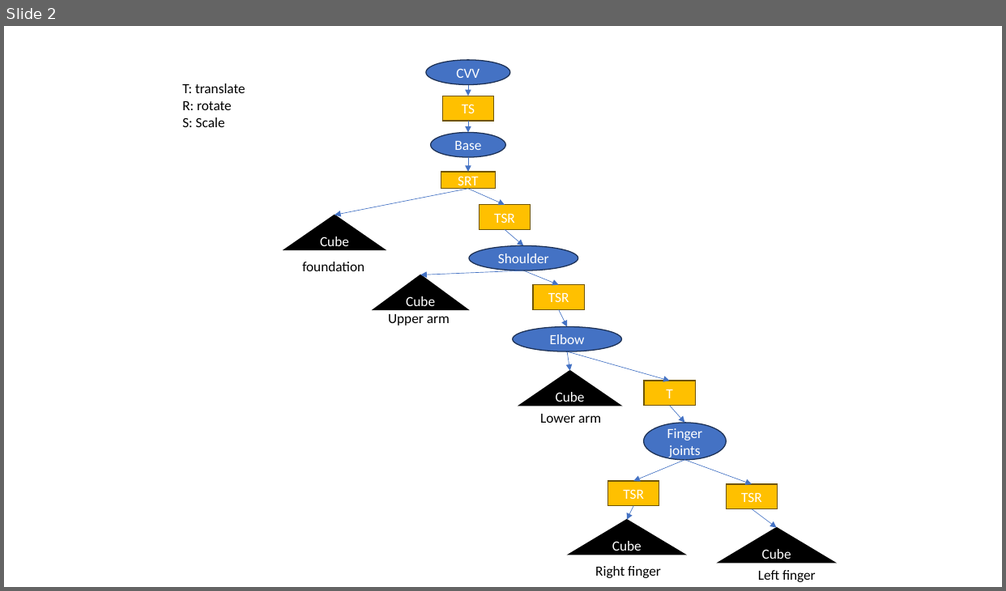
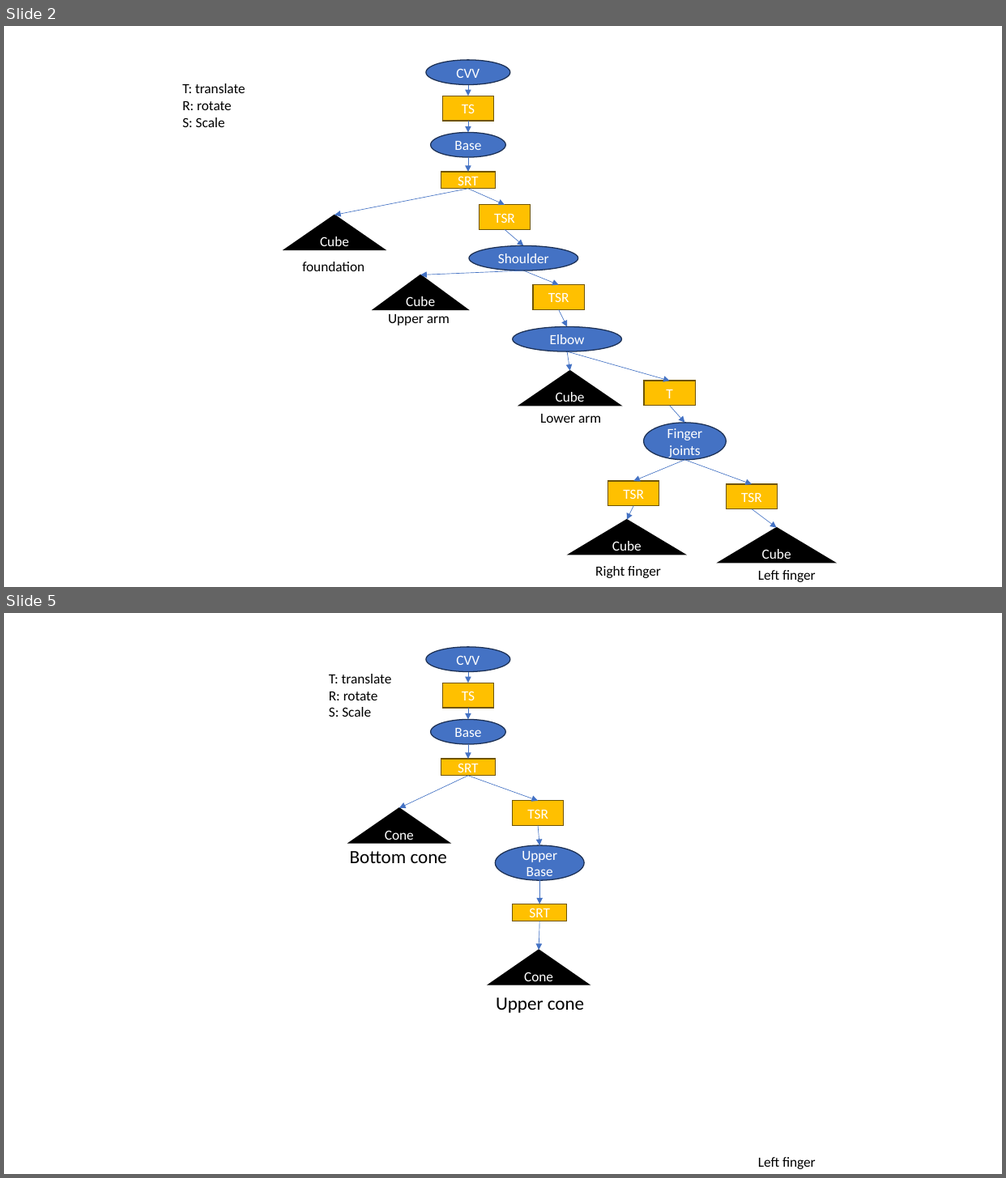
Before and after one commit to Yuchen-cyber/cg_projects, a slide deck: project_A/scene_graph.pptx. Shown one above the other, each under a label of ours: slide 2 before the commit, slides 2 and 5 after it; the slides between them are not shown. The pictures are 1006x591 and 1006x1178 pixels, drawn with LibreOffice and Linux fonts; fonts in the diff are those of the drawing. Boxes give left, top, right and bottom in pixels: in the first picture for what was removed or moved away, otherwise in the second. Text is boxed around its words. In the diff, an @@ line names an element or a change of style, - is before the commit and + after.

```diff
--- a/project_A/scene_graph.pptx
+++ b/project_A/scene_graph.pptx
@@ slide 5 added at box(4, 613, 1002, 1174), background #FFFFFF @@
@@ ellipse added at box(426, 647, 510, 671), fill #4472C4, outline #1E3256 1 pt, 13.5 pt, text #FFFFFF @@
+CVV
@@ text added at box(329, 674, 392, 717), 13.5 pt, text #000000 @@
+T: translate
+R: rotate
+S: Scale
@@ rectangle added at box(443, 683, 493, 707), fill #FFC000, outline #705400 1 pt, 13.5 pt, text #FFFFFF @@
+TS
@@ arrow added from (468, 672) to (468, 683), #4472C4 0.5 pt @@
@@ arrow added from (468, 708) to (468, 719), #4472C4 0.5 pt @@
@@ ellipse added at box(431, 719, 505, 744), fill #4472C4, outline #1E3256 1 pt, 13.5 pt, text #FFFFFF @@
+Base
@@ arrow added from (468, 744) to (468, 759), #4472C4 0.5 pt @@
@@ arrow added from (468, 776) to (399, 808), #4472C4 0.5 pt @@
@@ rectangle added at box(441, 759, 495, 776), fill #FFC000, outline #705400 1 pt, 13.5 pt, text #FFFFFF @@
+SRT
@@ arrow added from (468, 776) to (538, 801), #4472C4 0.5 pt @@
@@ rectangle added at box(513, 801, 563, 825), fill #FFC000, outline #705400 1 pt, 13.5 pt, text #FFFFFF @@
+TSR
@@ triangle added at box(349, 808, 450, 844), fill #000000, outline #000000 1 pt, 13.5 pt, text #FFFFFF @@
+Cone
@@ arrow added from (538, 825) to (540, 845), #4472C4 0.5 pt @@
@@ text added at box(350, 851, 447, 863), 18 pt, text #000000 @@
+Bottom cone
@@ ellipse added at box(495, 845, 584, 881), fill #4472C4, outline #1E3256 1 pt, 13.5 pt, text #FFFFFF @@
+Upper Base
@@ arrow added from (540, 880) to (540, 905), #4472C4 0.5 pt @@
@@ rectangle added at box(513, 905, 566, 921), fill #FFC000, outline #705400 1 pt, 13.5 pt, text #FFFFFF @@
+SRT
@@ arrow added from (540, 922) to (539, 950), #4472C4 0.5 pt @@
@@ triangle added at box(488, 950, 590, 985), fill #000000, outline #000000 1 pt, 13.5 pt, text #FFFFFF @@
+Cone
@@ text added at box(496, 998, 584, 1013), 18 pt, text #000000 @@
+Upper cone
@@ text added at box(758, 1157, 816, 1169), 13.5 pt, text #000000 @@
+Left finger
```
Also in this commit, not shown: 3 other slides added, 16 other files.
